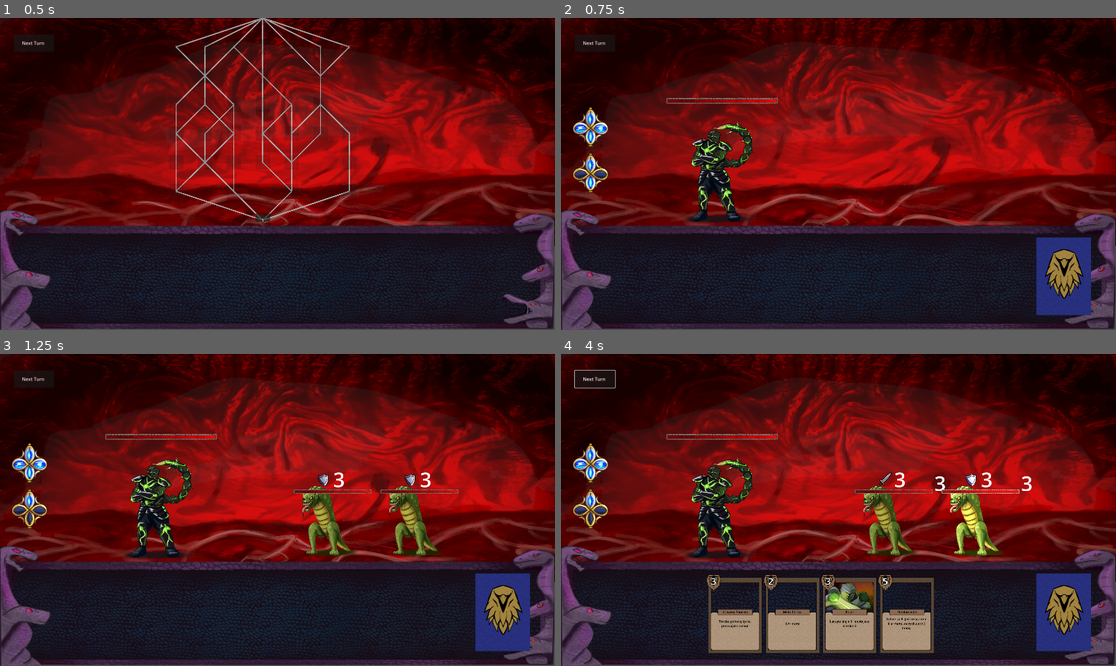
Above: before the commit, frames 1-4 (two rows, left to right).
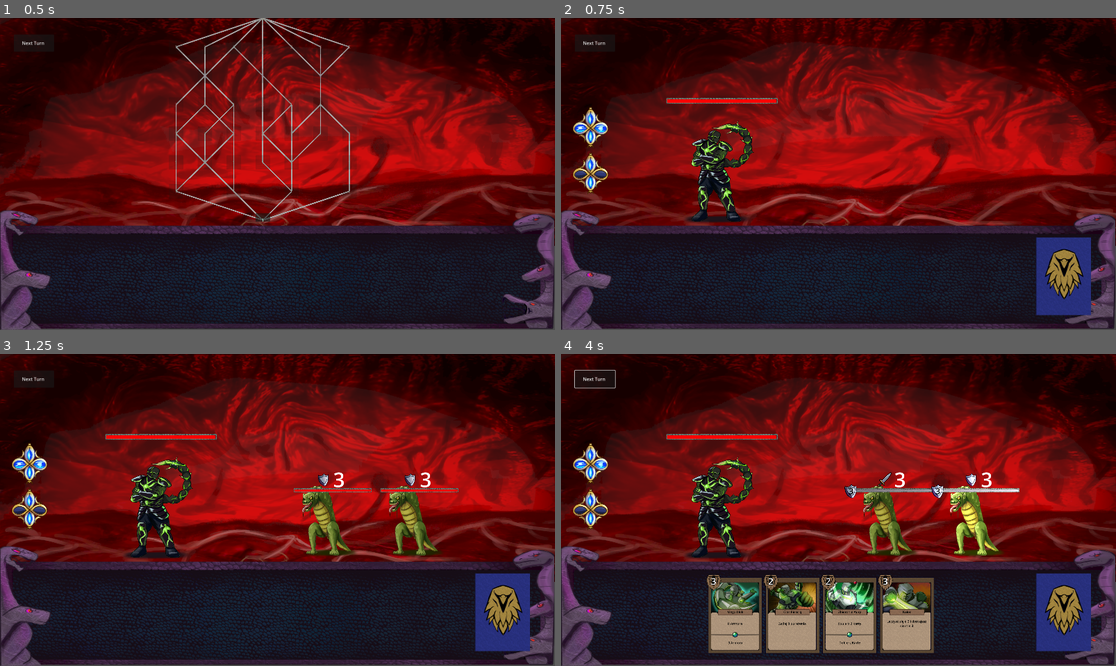
Above: after the commit, the same moments.

Repository: Szyrrogi/Sedoro
Game: Godot game, scene res://Scenes/main.tscn
Two runs of this game, one before a commit and one after it. Both use one fixed random seed, a clock stepped at 60 frames per second and the inputs below. The engine's default icon, where the game draws it, is replaced by a stand-in: a white triangle on a blue panel in a dark square.
Inputs (mouse positions are in pixels of both pictures, inside the frame that each line leads up to):
- Up to frame 1 (0.5 s): no input
- Up to frame 2 (0.75 s): click "1" at 0.5 s
- Up to frame 3 (1.25 s): no input
- Up to frame 4 (4 s): click "Next Turn" at 1.25 s; click "Next Turn" at 2 s; click "Next Turn" at 2.75 s; tap Enter (ui_accept) at 3.5, 3.77 s; move the mouse to (960, 494) at 3.52 s; click (960, 494) at 3.67 s

Frame 1 is identical in both runs. In frame 2, 0.2% of the frame differs, in the area x 19-39%, y 26-28%; in frame 3, 0.7%; in frame 4, 4.1%, in the area x 4-85%, y 26-94%.

Commit message:
slider better feeling

Diff:
--- a/Scenes/Character.tscn
+++ b/Scenes/Character.tscn
@@ -1,19 +1,22 @@
-[gd_scene load_steps=8 format=3 uid="uid://blplkuxn65mic"]
+[gd_scene load_steps=9 format=3 uid="uid://blplkuxn65mic"]
 
 [ext_resource type="Script" uid="uid://buqojbcrs78pv" path="res://Scripts/Player.gd" id="1_xloa1"]
 [ext_resource type="Texture2D" uid="uid://calrkwnnr5kom" path="res://Art/Enemy/Hero2.3.png" id="2_xloa1"]
 [ext_resource type="Texture2D" uid="uid://dy20rr06h88yu" path="res://Art/Misc/HP3.png" id="3_peemv"]
 [ext_resource type="Texture2D" uid="uid://cnkvfweuow6o5" path="res://Art/Misc/HP2.png" id="4_omicx"]
 [ext_resource type="Texture2D" uid="uid://g8vqqr0y2dlb" path="res://Art/Misc/HP0.png" id="5_8au8k"]
+[ext_resource type="Texture2D" uid="uid://duldq4ei5bax0" path="res://Art/Stats/Status1.png" id="6_4b18b"]
 [ext_resource type="AudioStream" uid="uid://bibt8x1d1xt5n" path="res://Art/SFX/Video-Project-2.mp3" id="6_p3cti"]
 
 [sub_resource type="RectangleShape2D" id="RectangleShape2D_wovta"]
 size = Vector2(154, 223)
 
-[node name="Player" type="Node2D" node_paths=PackedStringArray("thorns_label", "health_bar", "armor_label", "regen_label")]
+[node name="Player" type="Node2D" node_paths=PackedStringArray("armor_sprite", "thorns_label", "health_bar", "armor_label", "regen_label")]
 script = ExtResource("1_xloa1")
+armor_sprite = NodePath("Area2D/Sprite2D")
+armor_health_color = Color(5.968213e-06, 0.7749106, 0.6112902, 1)
 thorns_label = NodePath("ThornsLabel")
-health_bar = NodePath("Area2D/TextureProgressBar")
+health_bar = NodePath("Area2D/TextureProgressBar2")
 armor_label = NodePath("RichTextLabel")
 regen_label = NodePath("RegenLabel")
 
@@ -31,26 +34,33 @@
 scale = Vector2(3, 3)
 shape = SubResource("RectangleShape2D_wovta")
 
-[node name="TextureProgressBar" type="TextureProgressBar" parent="Area2D"]
+[node name="TextureProgressBar2" type="TextureProgressBar" parent="Area2D"]
 offset_left = -409.0
 offset_top = -547.0
 offset_right = 383.0
 offset_bottom = -486.0
+value = 82.0
 texture_under = ExtResource("3_peemv")
 texture_over = ExtResource("4_omicx")
 texture_progress = ExtResource("5_8au8k")
 texture_progress_offset = Vector2(6, 15)
+tint_progress = Color(17.532732, 17.534222, 17.524143, 1)
+
+[node name="Sprite2D" type="Sprite2D" parent="Area2D"]
+position = Vector2(-417, -521)
+scale = Vector2(0.33678755, 0.33678752)
+texture = ExtResource("6_4b18b")
 
 [node name="HitSound" type="AudioStreamPlayer2D" parent="."]
 stream = ExtResource("6_p3cti")
 
 [node name="RichTextLabel" type="RichTextLabel" parent="."]
-offset_left = 398.0
-offset_top = -622.0
-offset_right = 628.0
-offset_bottom = -401.0
+offset_left = -430.0
+offset_top = -552.0
+offset_right = -200.0
+offset_bottom = -331.0
 bbcode_enabled = true
-text = "[font_size=155][color=white]3"
+text = "[font_size=45][color=black]3"
 
 [node name="RegenLabel" type="RichTextLabel" parent="."]
 offset_left = -395.0
--- a/Scenes/Enemy.tscn
+++ b/Scenes/Enemy.tscn
@@ -6,17 +6,20 @@
 [ext_resource type="Texture2D" uid="uid://dy20rr06h88yu" path="res://Art/Misc/HP3.png" id="3_mo1ky"]
 [ext_resource type="AudioStream" uid="uid://bibt8x1d1xt5n" path="res://Art/SFX/Video-Project-2.mp3" id="3_xeo28"]
 [ext_resource type="Texture2D" uid="uid://g8vqqr0y2dlb" path="res://Art/Misc/HP0.png" id="4_mo1ky"]
+[ext_resource type="Texture2D" uid="uid://duldq4ei5bax0" path="res://Art/Stats/Status1.png" id="6_uoxpr"]
 [ext_resource type="Texture2D" uid="uid://cxe1vb7g4pk7g" path="res://Art/Stats/Status3.png" id="7_6bs3c"]
 
 [sub_resource type="RectangleShape2D" id="RectangleShape2D_wovta"]
 size = Vector2(301, 254)
 
-[node name="Enemy" type="Node2D" node_paths=PackedStringArray("status_text", "status_art", "sprite", "health_bar", "armor_label")]
+[node name="Enemy" type="Node2D" node_paths=PackedStringArray("status_text", "status_art", "sprite", "armor_sprite", "health_bar", "armor_label")]
 scale = Vector2(0.7, 0.7)
 script = ExtResource("1_wovta")
 status_text = NodePath("StatusCount")
 status_art = NodePath("Status")
 sprite = NodePath("Sprite2D")
+armor_sprite = NodePath("Area2D/Sprite2D")
+armor_health_color = Color(0.8973476, 0.43729925, 1, 1)
 health_bar = NodePath("Area2D/TextureProgressBar")
 armor_label = NodePath("RichTextLabel")
 
@@ -35,26 +38,33 @@
 shape = SubResource("RectangleShape2D_wovta")
 
 [node name="TextureProgressBar" type="TextureProgressBar" parent="Area2D"]
-offset_left = -188.70609
-offset_top = -389.0
-offset_right = 603.29395
-offset_bottom = -316.0
+offset_left = -188.84895
+offset_top = -394.7143
+offset_right = 603.15106
+offset_bottom = -321.7143
 scale = Vector2(0.5, 0.5)
+value = 33.0
 texture_under = ExtResource("3_mo1ky")
 texture_over = ExtResource("3_1exfc")
 texture_progress = ExtResource("4_mo1ky")
 texture_progress_offset = Vector2(6, 15)
+tint_progress = Color(18.892157, 18.892157, 18.892157, 1)
+
+[node name="Sprite2D" type="Sprite2D" parent="Area2D"]
+position = Vector2(-200.27753, -376.14288)
+scale = Vector2(0.20364547, 0.20364544)
+texture = ExtResource("6_uoxpr")
 
 [node name="HitSound" type="AudioStreamPlayer2D" parent="."]
 stream = ExtResource("3_xeo28")
 
 [node name="RichTextLabel" type="RichTextLabel" parent="."]
-offset_left = 202.0
-offset_top = -144.0
-offset_right = 431.99997
-offset_bottom = 77.0
+offset_left = -220.0
+offset_top = -64.28571
+offset_right = -181.42857
+offset_bottom = -5.714287
 bbcode_enabled = true
-text = "[font_size=155][color=white]3"
+text = "[font_size=40][color=black]3"
 
 [node name="Status" type="Sprite2D" parent="."]
 position = Vector2(-42.999996, -94)
--- a/Scripts/Deck.gd
+++ b/Scripts/Deck.gd
@@ -3,7 +3,7 @@
 @export var card_scene: PackedScene
 @export var discard_ref: Node2D # PRZYPISZ TU DISCARD W INSPEKTORZE!
 
-var deck_data = [1,1,7,8,9,10,11,12,13,14,15,16,17,18,19,20] # Przykładowe dane startowe
+var deck_data = [1,1,2,3,4,5,7] # Przykładowe dane startowe
 var card_database_reference = preload("res://Scripts/CardDatabase.gd")
 
 
--- a/Scripts/EnemyDatabase.gd
+++ b/Scripts/EnemyDatabase.gd
@@ -7,6 +7,6 @@
 
 
 const ENEMY = {
-	0 : ["Wąż","Enemy1", 1, [101,101,102]],
-	1 : ["Wąż","Enemy2", 1, [101,102]],
+	0 : ["Wąż","Enemy1", 10, [101,101,102]],
+	1 : ["Wąż","Enemy2", 10, [101,102]],
 }
--- a/Scripts/GameManager.gd
+++ b/Scripts/GameManager.gd
@@ -25,7 +25,7 @@
 const HAND_LIMIT = 5
 const CARDS_PER_TURN = 3
 const CARDS_START = 4
-const MANA_MAX = 5
+const MANA_MAX = 6
 const SHUFFLE_COST = 2
 
 var is_first_turn: bool = true
--- a/Scripts/character.gd
+++ b/Scripts/character.gd
@@ -8,6 +8,13 @@
 var thorns_stacks: int = 0
 var weakness_stacks: int = 0
 var draw_reduction_stacks: int = 0
+
+# --- EFEKTY WIZUALNE ---
+@export var armor_sprite: Sprite2D
+@export var normal_health_color: Color = Color.RED
+@export var armor_health_color: Color = Color.DARK_GRAY
+# -----------------------
+
 @export var weakness_label: RichTextLabel
 @export var thorns_label: RichTextLabel
 @export var health_bar: TextureProgressBar
@@ -15,76 +22,94 @@
 @export var armor_label: RichTextLabel
 @export var regen_label: RichTextLabel
 
+# --- USTAWIENIA LICZB PŁYWAJĄCYCH ---
+# Punkt startowy animacji – ustaw go w edytorze jako Node2D/Marker2D nad postacią,
+# albo pozostaw puste: wtedy liczby pojawią się w centrum węzła (pozycja 0,0).
+@export var damage_number_origin: Node2D
+
+# Ile pikseli liczba spada w dół podczas animacji
+const FLOAT_DISTANCE: float = 120.0
+# Czas trwania animacji w sekundach (2x szybciej niż poprzednio)
+const FLOAT_DURATION: float = 0.6
+# ------------------------------------
+
 func _ready():
 	current_health = max_health
+
 	if health_bar:
+		health_bar.min_value = 0
 		health_bar.max_value = max_health
-		health_bar.value = current_health
+		health_bar.value = max_health  # ustaw na max od razu, nie przez zmienną
+		print(self.name, " health_bar: min=", health_bar.min_value, " max=", health_bar.max_value, " value=", health_bar.value)
+
 	set_armor()
 
 func start_tunr():
 	print("")
-	#set_armor()
 
 	if weakness_stacks > 0:
 		weakness_stacks -= 1
 		set_weakness()
 
-	# --- LOGIKA REGENERACJI ---
 	if regeneration_stacks > 0:
 		print("Regeneracja leczy o: ", regeneration_stacks)
 		heal(regeneration_stacks)
 		regeneration_stacks -= 1
 		set_regeneration()
-	# --------------------------
 
 	if thorns_stacks > 0:
 		thorns_stacks -= 1
 		set_thorns()
 
 func set_armor():
-	print("wdo")
-	if current_armor == 0:
-		armor_label.text=""
-	else:
-		armor_label.text = "[font_size=100][color=white]" + str(current_armor)
+	print(self.name, " set_armor() current_armor=", current_armor, " health_bar=", health_bar)
+
+	# Zmiana koloru Tint w zależności od pancerza
+	if health_bar:
+		if current_armor > 0:
+			health_bar.tint_progress = Color("f2e8f4")
+		else:
+			health_bar.tint_progress = Color(17.765, 0.0, 0.0)
+
+	# Kontrola widoczności sprite'a pancerza
+	if armor_sprite:
+		armor_sprite.visible = current_armor > 0
+
+	# Aktualizacja tekstu labela pancerza
+	if armor_label:
+		if current_armor == 0:
+			armor_label.text = ""
+		else:
+			armor_label.text = "[font_size=40][color=black]" + str(current_armor)
 
 func set_regeneration():
 	if not regen_label:
 		return
-
 	if regeneration_stacks <= 0:
 		regen_label.text = ""
 	else:
-		# Używamy zielonego koloru dla odróżnienia od pancerza
 		regen_label.text = "[font_size=100][color=green]" + str(regeneration_stacks)
 
 func add_armor(amount: int = 10):
-	print("ddd")
 	current_armor += amount
 	set_armor()
 
 func add_regeneration(amount: int):
 	regeneration_stacks += amount
-	print(self.name, " zyskuje Regenerację! Aktualne ładunki: ", regeneration_stacks)
 	set_regeneration()
 
 func set_thorns():
 	if not thorns_label: return
-
 	if thorns_stacks <= 0:
 		thorns_label.text = ""
 	else:
-		# Kolor żółty dla ostrzeżenia / kolców
 		thorns_label.text = "[font_size=100][color=yellow]" + str(thorns_stacks)
 
 func add_thorns(amount: int):
 	thorns_stacks += amount
-	print(self.name, " zyskuje Ciernie! Aktualne ładunki: ", thorns_stacks)
 	set_thorns()
 
 func take(card):
-	# Determine if 'card' is a Dictionary (with an 'effect' key) or a raw Array
 	var effect_data
 	var is_thorns = false
 
@@ -94,9 +119,6 @@
 		effect_data = card.effect
 		is_thorns = card.get("is_thorns") == true
 
-	print(effect_data)
-
-	# Now use 'effect_data' instead of 'card.effect'
 	if effect_data[0] == 0:
 		take_damage(effect_data[1], is_thorns)
 
@@ -120,41 +142,39 @@
 		for i in range(1, effect_data.size()):
 			take(effect_data[i])
 
-	elif effect_data[0] == 7: # Otrzymujesz ciernie równe pancerzowi
+	elif effect_data[0] == 7:
 		add_thorns(current_armor)
 
-	elif effect_data[0] == 8: # Zadaj tyle obrażeń, ile masz armora
+	elif effect_data[0] == 8:
 		var game_manager = get_tree().root.find_child("GameManager", true, false)
 		if game_manager and game_manager.player:
 			take_damage(game_manager.player.current_armor)
 
-	elif effect_data[0] == 9: # Tracisz połowę życia, podwajasz armor
+	elif effect_data[0] == 9:
 		var hp_loss = int(current_health / 2)
-		current_health -= hp_loss
-		if health_bar: health_bar.value = current_health
+		take_damage(hp_loss)
 		add_armor(current_armor)
 
-	elif effect_data[0] == 10: # Utrata całego pancerza i zadanie takich obrażeń (Dla ataku AoE)
+	elif effect_data[0] == 10:
 		var game_manager = get_tree().root.find_child("GameManager", true, false)
 		if game_manager and game_manager.player:
 			var dmg = game_manager.player.current_armor
 			take_damage(dmg)
-			# Ponieważ ten atak trafia wielu wrogów, pancerz gracza zerujemy w CardManagerze
-
-	elif effect_data[0] == 11: # Dobierasz 1 mniej karte, 3 armora
+
+	elif effect_data[0] == 11:
 		var game_manager = get_tree().root.find_child("GameManager", true, false)
 		if game_manager and game_manager.player:
 			game_manager.player.draw_reduction_stacks += 1
 			game_manager.player.add_armor(3)
 
-	elif effect_data[0] == 12: # Kombinacja: jeśli min 1 cierni, 1 pancerz, 1 regen, uderz za X
+	elif effect_data[0] == 12:
 		var game_manager = get_tree().root.find_child("GameManager", true, false)
 		if game_manager and game_manager.player:
 			var p = game_manager.player
 			if p.thorns_stacks >= 1 and p.current_armor >= 1 and p.regeneration_stacks >= 1:
 				take_damage(effect_data[1])
 
-	elif effect_data[0] == 13: # Warunkowy zwrot many: Uderz za X. Jeśli armor >= Y, oddaj Z many.
+	elif effect_data[0] == 13:
 		take_damage(effect_data[1])
 		var game_manager = get_tree().root.find_child("GameManager", true, false)
 		if game_manager and game_manager.player:
@@ -162,37 +182,37 @@
 				game_manager.mana += effect_data[3]
 				game_manager.mana_manager.set_mana(game_manager.mana)
 
-	elif effect_data[0] == 14: # Nadanie armora GRACZOWI podczas ataku na przeciwnika
+	elif effect_data[0] == 14:
 		var game_manager = get_tree().root.find_child("GameManager", true, false)
 		if game_manager and game_manager.player:
 			game_manager.player.add_armor(effect_data[1])
 
-	elif effect_data[0] == 15: # Nałóż osłabienie
+	elif effect_data[0] == 15:
 		add_weakness(effect_data[1])
 
-# Funkcja pomocnicza odnajdująca menadżera i dodająca karty do ręki
 func draw_cards_for_player(amount: int):
-	# Szukamy GameManager w drzewie sceny
 	var game_manager = get_tree().root.find_child("GameManager", true, false)
-
 	if game_manager and game_manager.deck and game_manager.hand:
 		var drawn_cards = await game_manager.deck.draw_cards(amount)
 		for c in drawn_cards:
 			game_manager.hand.add_card(c)
 
 func heal(amount: int):
-	current_health = min(amount+current_health,max_health)
-	health_bar.value = current_health
+	current_health = min(amount + current_health, max_health)
+	if health_bar:
+		health_bar.value = current_health
+	spawn_floating_number("+" + str(amount), Color(0.2, 1.0, 0.3))
 
 func take_damage(amount: int = 10, is_from_thorns: bool = false):
-	var incoming_damage = amount # Zapisujemy fakt, że ktoś próbował nas zaatakować
-
-	if(current_armor >= amount):
+	var incoming_damage = amount
+
+	if current_armor >= amount:
 		current_armor -= amount
 	else:
 		amount -= current_armor
 		current_armor = 0
 		current_health -= amount
+
 	set_armor()
 
 	if hit_sound:
@@ -201,13 +221,62 @@
 	if health_bar:
 		health_bar.value = current_health
 
-	# --- ODPALANIE CIERNI ---
-	# Jeśli zostaliśmy zaatakowani, mamy Ciernie i atak nie pochodzi z innych Cierni
+	# --- PŁYWAJĄCA LICZBA OBRAŻEŃ ---
+	if incoming_damage > 0:
+		spawn_floating_number(str(incoming_damage), Color(1.0, 1.0, 1.0))
+	# --------------------------------
+
 	if incoming_damage > 0 and thorns_stacks > 0 and not is_from_thorns:
 		trigger_thorns()
 
 	if current_health <= 0:
 		die()
+
+# ============================================================
+# PŁYWAJĄCE LICZBY – serce efektu
+# ============================================================
+func spawn_floating_number(text: String, color: Color) -> void:
+	# Tworzymy Label i dodajemy go DO SCENY (nie do tej postaci),
+	# żeby nie dziedziczył jej transformacji (skalowania itp.)
+	var label := Label.new()
+	label.text = text
+	label.add_theme_color_override("font_color", color)
+	label.add_theme_color_override("font_outline_color", Color(0.0, 0.0, 0.0, 0.85))
+	label.add_theme_constant_override("outline_size", 6)
+	label.add_theme_font_size_override("font_size", 42)
+
+	# Pozycja startowa: nad paskiem HP jeśli istnieje, w przeciwnym razie środek węzła
+	var start_pos: Vector2
+	if damage_number_origin:
+		start_pos = damage_number_origin.global_position
+	elif health_bar:
+		start_pos = health_bar.global_position
+		start_pos.x += 50.0
+		start_pos.y -= 10.0
+	else:
+		start_pos = global_position
+
+	# Drobne losowe przesunięcie boczne, żeby kilka liczb naraz nie nachodziło na siebie
+	start_pos.x += randf_range(-18.0, 18.0)
+
+	# Dodajemy do głównej sceny (root lub bezpośrednio do drzewa)
+	get_tree().current_scene.add_child(label)
+	label.global_position = start_pos
+
+	# Animacja: unoszenie w górę + zanikanie
+	var tween := label.create_tween()
+	tween.set_parallel(true)
+	tween.tween_property(label, "global_position",
+		start_pos + Vector2(0.0, FLOAT_DISTANCE),
+		FLOAT_DURATION
+	).set_trans(Tween.TRANS_CUBIC).set_ease(Tween.EASE_OUT)
+	tween.tween_property(label, "modulate:a", 0.0, FLOAT_DURATION)\
+		.set_trans(Tween.TRANS_QUAD).set_ease(Tween.EASE_IN)\
+		.set_delay(FLOAT_DURATION * 0.35)   # krótka pauza zanim zacznie znikać
+
+	# Sprzątanie po zakończeniu
+	tween.chain().tween_callback(label.queue_free)
+# ============================================================
 
 func set_weakness():
 	if not weakness_label: return
@@ -218,26 +287,20 @@
 
 func add_weakness(amount: int):
 	weakness_stacks += amount
-	print(self.name, " zyskuje Osłabienie! Aktualne ładunki: ", weakness_stacks)
 	set_weakness()
 
 func trigger_thorns():
-	print(self.name, " odpala Ciernie! Zadaje ", thorns_stacks, " obrażeń.")
-
-	# Tworzymy wirtualną kartę uderzenia, identycznie jak robisz to w CardManager.gd
 	var damage_card = {
 		"effect": [0, thorns_stacks],
-		"is_thorns": true # Ta flaga zabezpiecza przed nieskończonym odbijaniem!
+		"is_thorns": true
 	}
 
 	if self.name == "Player" or self.is_in_group("Player"):
-		# Ciernie Gracza trafiają w losowego przeciwnika
 		var game_manager = get_tree().root.find_child("GameManager", true, false)
 		if game_manager and game_manager.enemies.size() > 0:
 			var random_enemy = game_manager.enemies.pick_random()
 			random_enemy.take(damage_card)
 	else:
-		# Ciernie Przeciwnika trafiają w gracza
 		var game_manager = get_tree().root.find_child("GameManager", true, false)
 		if game_manager and game_manager.player:
 			game_manager.player.take(damage_card)
Binary file changed: Art/Misc/HP0.png
Binary file added: Art/Misc/HP4.png
Not shown, added: Art/Misc/HP4.png.import
Not shown: 1 places in Scenes/Enemy.tscn that only renumber resources
